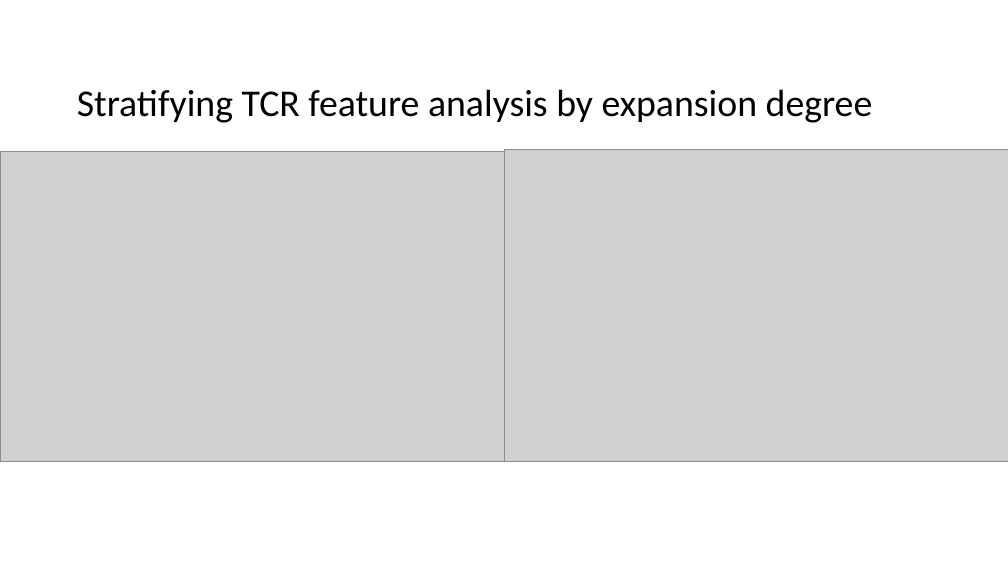
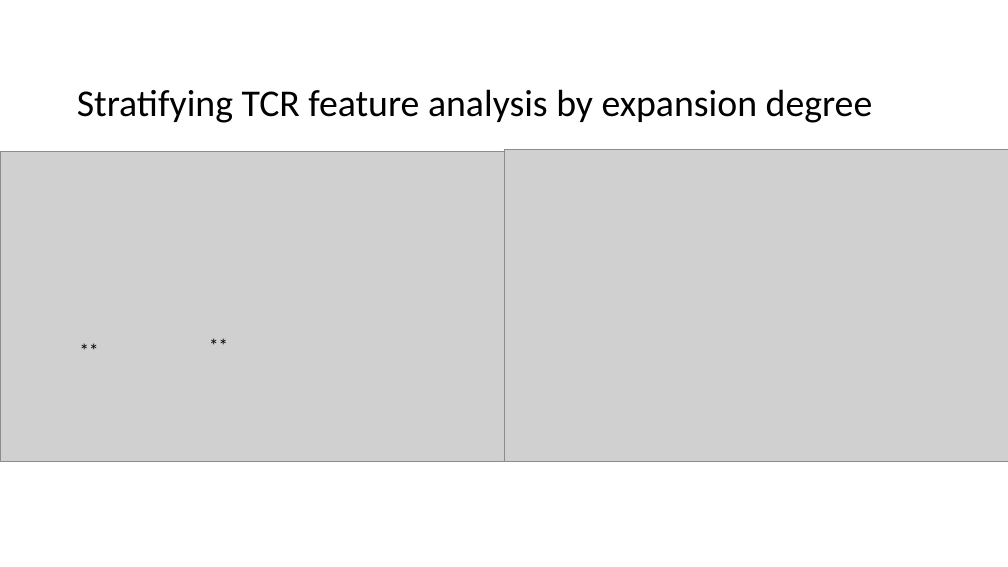
Before and after one commit to tybottorff/bottorffdocs, a slide deck: slide 5 of linsley_postdoc/presentations/weekly_meetings/11_9_23.pptx. Drawn at 1008x567 pixels with LibreOffice and Linux fonts; fonts in the diff are those of the drawing; grey boxes stand for pictures. Boxes give left, top, right and bottom in pixels: in the first picture for what was removed or moved away, otherwise in the second. Text is boxed around its words. In the diff, an @@ line names an element or a change of style, - is before the commit and + after.

```diff
--- a/linsley_postdoc/presentations/weekly_meetings/11_9_23.pptx
+++ b/linsley_postdoc/presentations/weekly_meetings/11_9_23.pptx
@@ text added at box(73, 335, 107, 365), 18 pt, text #000000 @@
+**
@@ text added at box(202, 330, 236, 360), 18 pt, text #000000 @@
+**
```
Also in this commit, not shown: 7 other slides changed.
